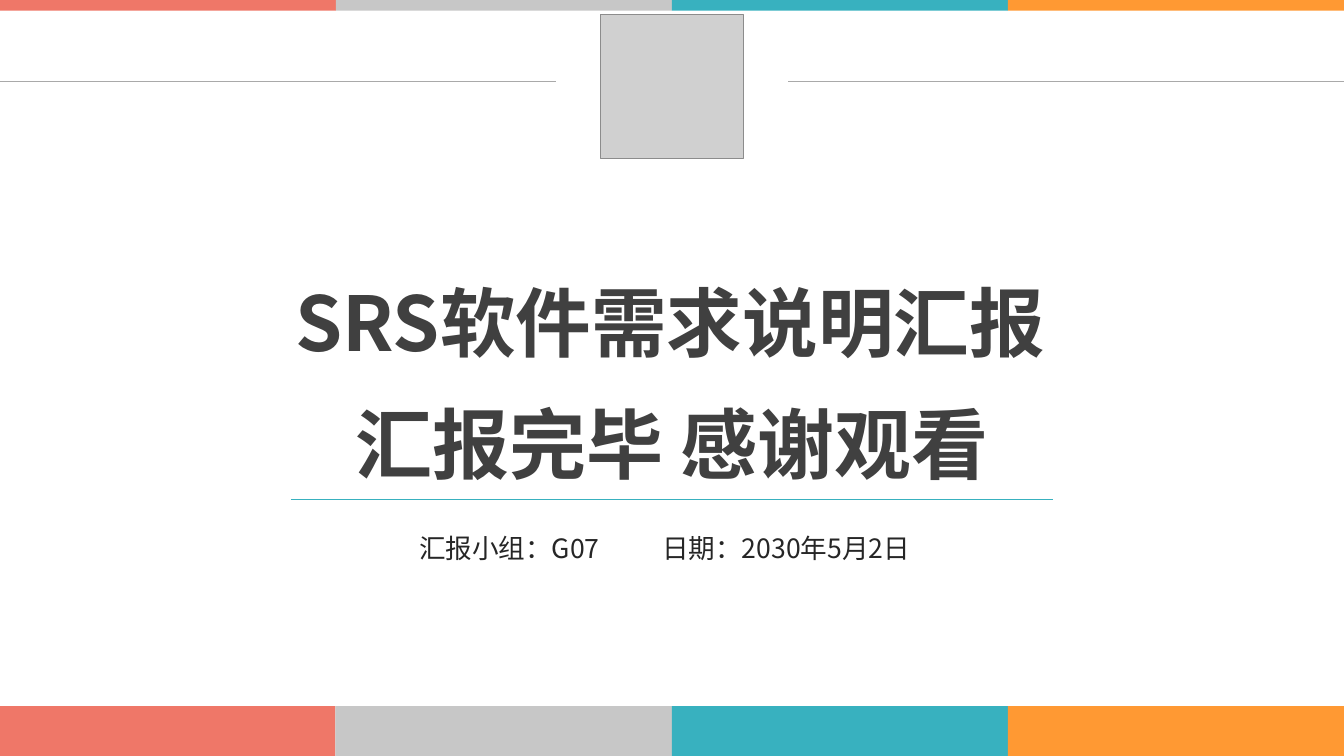
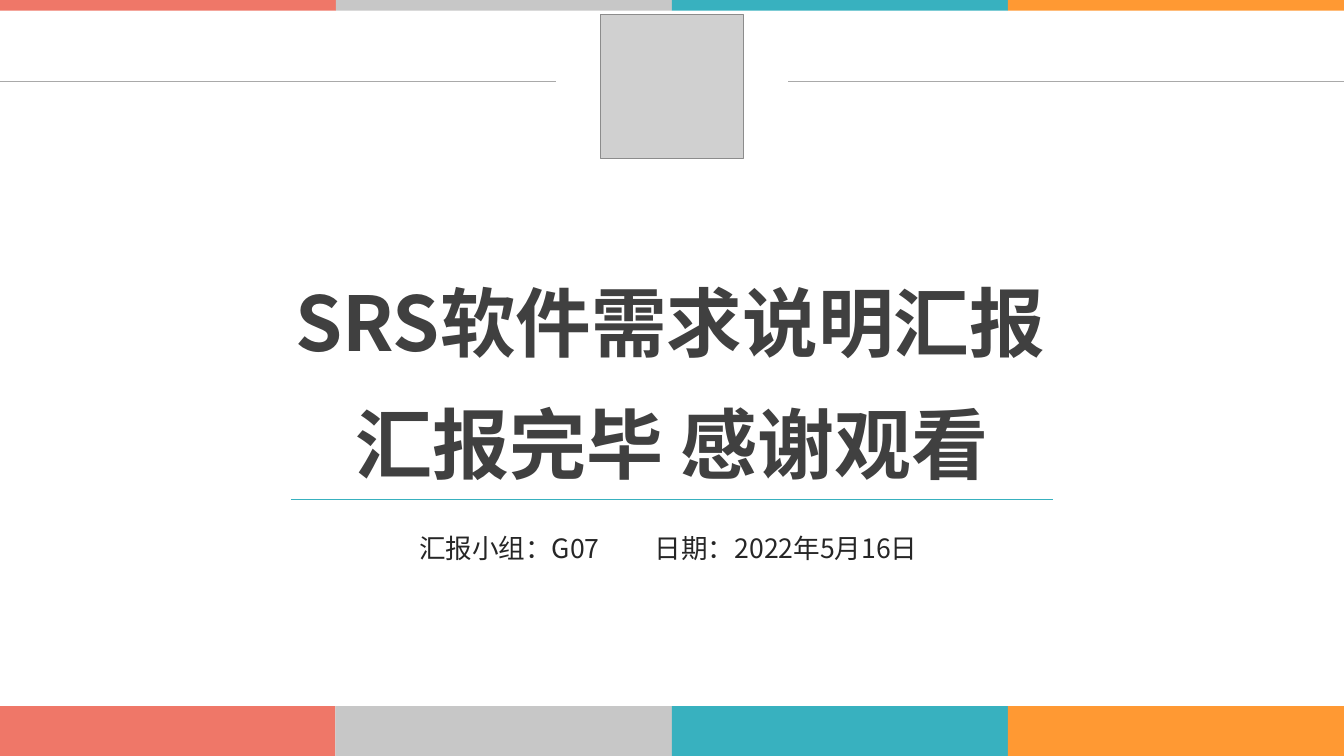
Before and after one commit to on6nx/requirement, a slide deck: slide 33 of 3.requirement/SRS软件需求说明汇报.pptx. Drawn at 1344x756 pixels with LibreOffice and Linux fonts; fonts in the diff are those of the drawing; grey boxes stand for pictures. Boxes give left, top, right and bottom in pixels: in the first picture for what was removed or moved away, otherwise in the second. Text is boxed around its words. In the diff, an @@ line names an element or a change of style, - is before the commit and + after.

```diff
--- a/3.requirement/SRS软件需求说明汇报.pptx
+++ b/3.requirement/SRS软件需求说明汇报.pptx
@@ text at [655,535,917,560]: text changed @@
-日期：2030年5月2日
+日期：2022年5月16日
```
Also in this commit, not shown: 6 other slides changed, 6 other files.
